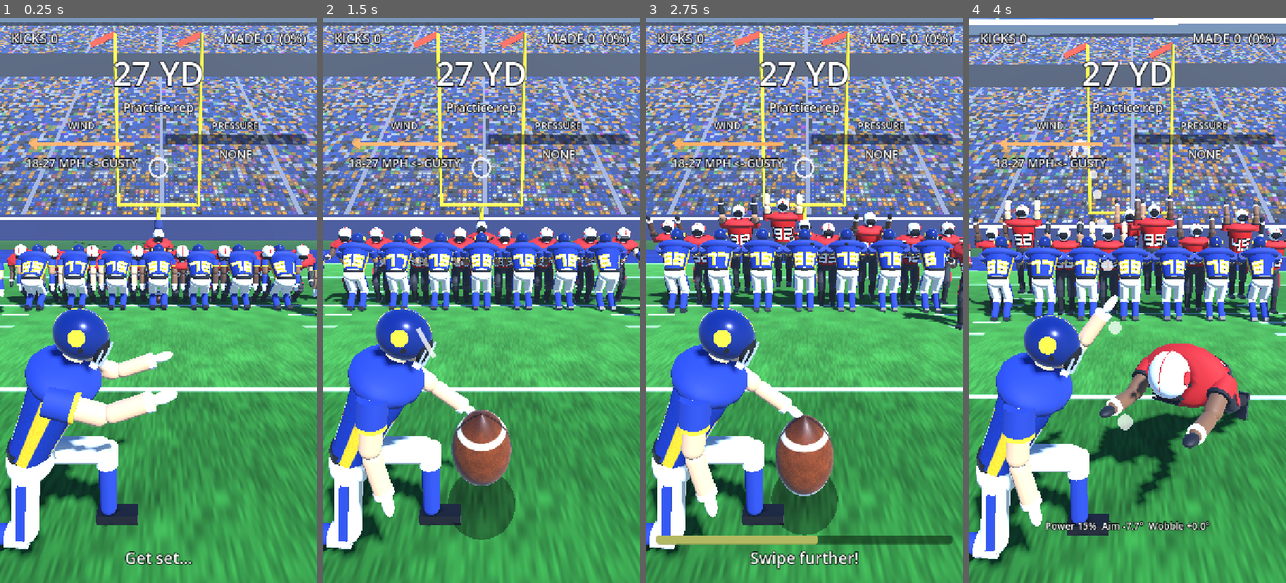
Above: before the commit, frames 1-4 (left to right).
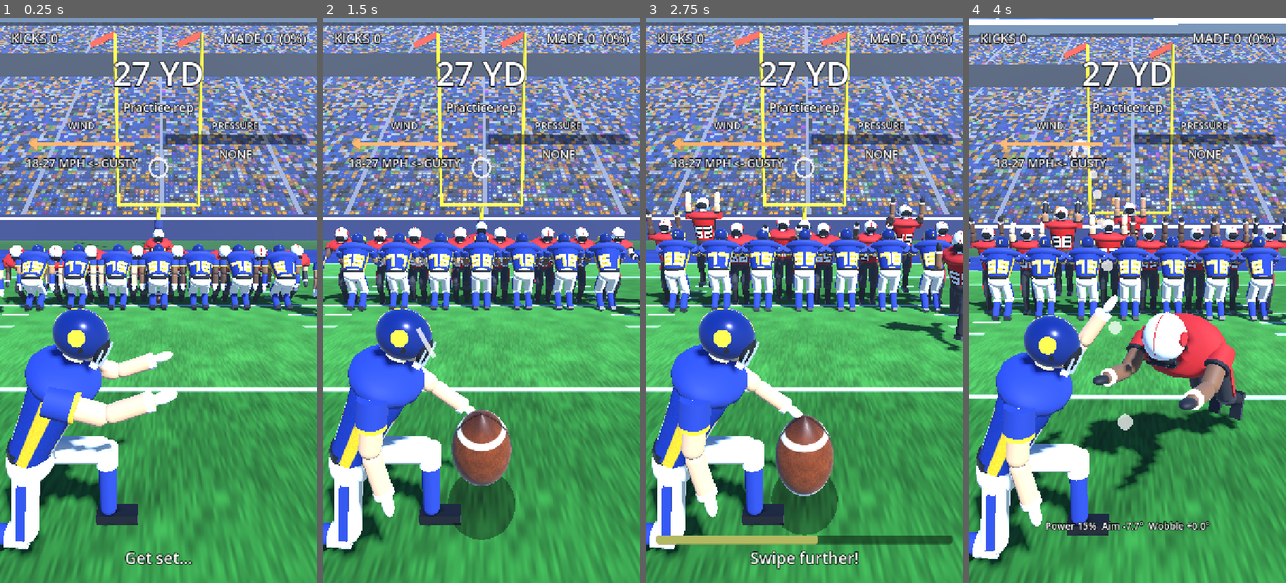
Above: after the commit, the same moments.

Repository: brockd2k9/thekicker
Game: Godot game, scene res://scenes/field_goal.tscn
The game is run twice, just before and just after one commit, with the same random seed, the same clock (stepped at 60 frames per second) and the same inputs.
Inputs (mouse positions are in pixels of both pictures, inside the frame that each line leads up to):
- Up to frame 1 (0.25 s): no input
- Up to frame 2 (1.5 s): move the mouse to (551, 272) at 0.52 s; click (551, 272) at 0.67 s; drag from (418, 328) to (465, 413) at 1.27 s
- Up to frame 3 (2.75 s): move the mouse to (836, 176) at 2.02 s; click (836, 176) at 2.17 s
- Up to frame 4 (4 s): drag from (1111, 413) to (1032, 215) at 2.77 s; move the mouse to (1222, 385) at 3.52 s; click (1222, 385) at 3.67 s

The runs differ from the first frame. In frame 1, 1.9% of the frame differs, in the area x 0-100%, y 40-51%; in frame 2, 2.6%; in frame 3, 7.4%; in frame 4, 16%, in the area x 0-100%, y 30-87%.

Commit message:
Make rushers run nonstop from the snap
- New run profile: short acceleration burst off the snap, then constant
  speed; it never slows, and the blocker still reaches the ball exactly
  when the kick window closes.
- The non-blocking edge rusher no longer stalls or stays home: the wing
  pushes him wide and he keeps running on past the play.
- Penetrator and the middle man's walk-up use the same steady motion.
- Leg strides are driven by distance covered, so steps match speed.
- The play clock keeps running past the end of the window after a kick,
  so runners don't freeze mid-stride.

Co-Authored-By: Claude Opus 5.5 <noreply@anthropic.com>
Claude-Session: https://claude.ai/code/session_01CRka3njGKyGTrrcZ4qfqVE

Diff:
--- a/scripts/field/field_builder.gd
+++ b/scripts/field/field_builder.gd
@@ -48,6 +48,8 @@
 const EDGE_TO := [Vector3(-0.8, 0.0, -0.9), Vector3(0.8, 0.0, -0.9)]
 ## Holder kneels on the kicker's left, facing the ball.
 const HOLDER_POS := Vector3(-0.8, 0.0, 0.3)
+## Meters per full running stride cycle (legs swing in step with the speed).
+const STRIDE_LENGTH := 1.7
 
 var _field_mat: ShaderMaterial
 var _ol: Array[PlayerFigure] = []
@@ -133,11 +135,12 @@
 
 
 ## t: 0 = at the snap, 1 = kick window expired (the plan's blocker reaches the ball).
+## t keeps going past 1 after the kick so runners carry on through the play.
 func set_play_progress(t: float) -> void:
-	t = clampf(t, 0.0, 1.0)
+	t = maxf(t, 0.0)
 	var plan := _plan
 	var fire := smoothstep(0.0, 0.25, t)  # how far out of their stance
-	var push := pow(t, 1.3)
+	var push := pow(minf(t, 1.0), 1.3)
 	var stance_arms := lerpf(35.0, 85.0, fire)
 
 	for i in _ol.size():
@@ -153,7 +156,8 @@
 		if i == plan.penetrator:
 			_animate_penetrator(_dl[i], home, t, fire)
 		else:
-			_animate_lineman(_dl[i], home, plan.dl_action[i], plan.dl_timing[i], t, fire, push)
+			_animate_lineman(_dl[i], home, plan.dl_action[i], plan.dl_timing[i], minf(t, 1.0),
+				fire, push)
 
 	_animate_leaper(t, fire)
 	for e in _edges.size():
@@ -191,14 +195,16 @@
 	p.position = pos
 
 
-## Breaks through the middle and dives at the ball at the end.
+## Breaks through the middle at full speed and dives at the ball at the end.
 func _animate_penetrator(p: PlayerFigure, home: Vector3, t: float, fire: float) -> void:
 	var target := Vector3(signf(home.x) * 0.35, 0.0, -0.9)
+	var length := home.distance_to(target)
+	var dist := minf(run_fraction(t, _plan.penetrator_accel) * length, length)
 	var dir := (target - home).normalized()
-	p.position = home.lerp(target, pow(t, 1.5))
+	p.position = home + dir * dist
 	p.rotation.y = atan2(-dir.x, -dir.z)
-	var dive := smoothstep(0.82, 1.0, t)
-	p.set_stride(t * 7.0, fire * (1.0 - dive))
+	var dive := smoothstep(0.85, 1.0, t)
+	p.set_stride(dist / STRIDE_LENGTH, fire * (1.0 - dive))
 	p.set_elbows(lerpf(60.0, 5.0, dive), lerpf(60.0, 5.0, dive))
 	var arms := lerpf(lerpf(35.0, 70.0, fire), 160.0, dive)
 	p.set_pose(lerpf(1.0, 0.4, fire), arms, arms, 0.3 * sin(dive * PI), dive * 0.8)
@@ -209,8 +215,10 @@
 	var timing := plan.leaper_timing
 	var rise := smoothstep(timing - 0.2, timing, t)
 	_leaper.rotation.y = PI
-	_leaper.position = Vector3(LEAPER_SPOT.x, 0.0,
-		LOS_Z + LEAPER_SPOT.y + 1.0 * smoothstep(0.1, timing - 0.1, t))
+	# Steady walk-up to the line, arriving just as he jumps.
+	var walk := clampf(run_fraction(t, 0.15) / run_fraction(timing - 0.1, 0.15), 0.0, 1.0)
+	_leaper.position = Vector3(LEAPER_SPOT.x, 0.0, LOS_Z + LEAPER_SPOT.y + 1.0 * walk)
+	_leaper.set_stride(walk * 1.2, 0.5 * fire * (1.0 - walk))
 	var arms := lerpf(40.0, 85.0, fire)
 	match plan.leaper_action:
 		RushPlan.Action.LEAP:
@@ -224,33 +232,36 @@
 			_leaper.set_pose(0.6 - 0.3 * fire, arms, arms)
 
 
+## Edge rushers run nonstop from the snap. The designated blocker arrives at
+## the ball as the window closes; the other is pushed wide by the wing and keeps
+## running past the play.
 func _animate_edge(e: int, t: float, fire: float) -> void:
 	var plan := _plan
 	var p := _edges[e]
 	var from: Vector3 = EDGE_FROM[e]
 	var to: Vector3 = EDGE_TO[e]
-	var reach := plan.edge_reach[e]
+	var accel := plan.edge_accel[e]
+	p.set_elbows(30.0, 30.0)
+
+	if not plan.edge_is_blocker[e]:
+		var side := signf(from.x)
+		var path := [from, Vector3(side * 2.7, 0.0, -1.8), Vector3(side * 2.5, 0.0, 3.5)]
+		var first_leg := from.distance_to(path[1])
+		var dist := run_fraction(t, accel) * first_leg / run_fraction(plan.edge_wide_time[e], accel)
+		p.position = _along(path, dist)
+		var ahead := _along(path, dist + 0.1) - p.position
+		p.rotation.y = atan2(-ahead.x, -ahead.z)
+		p.set_stride(dist / STRIDE_LENGTH, fire)
+		p.set_pose(0.9 - 0.6 * fire, 50.0, 50.0)
+		return
+
+	var length := from.distance_to(to)
+	var dist := minf(run_fraction(t, accel) * length, length)
 	var dir := (to - from).normalized()
+	p.position = from + dir * dist
 	p.rotation.y = atan2(-dir.x, -dir.z)
-	p.set_elbows(30.0, 30.0)
-	if reach <= 0.0:
-		# Stays home to contain: shuffles back a step, upright, watching.
-		p.set_stride(t * 3.0, 0.4 * (1.0 - smoothstep(0.2, 0.5, t)) * fire)
-		p.position = from + Vector3(0.0, 0.0, -0.6 * smoothstep(0.0, 0.5, t))
-		p.set_pose(0.9 - 0.7 * fire, 30.0, 30.0)
-		return
-	if reach < 1.0:
-		# Rushes, then gets picked up by the wing and stalls out.
-		var k := pow(minf(t / 0.6, 1.0), plan.edge_burst[e])
-		p.position = from.lerp(to, k * reach)
-		p.set_stride(t * 8.0, fire * (1.0 - smoothstep(0.5, 0.65, t)))
-		var arms := lerpf(40.0, 90.0, smoothstep(0.5, 0.7, t))
-		p.set_pose(0.9 - 0.5 * fire, arms, arms)
-		return
-	# The designated blocker: gets to the ball right as the window closes.
-	p.position = from.lerp(to, pow(t, plan.edge_burst[e]))
-	var finish := smoothstep(0.8, 1.0, t)
-	p.set_stride(t * 9.0, fire * (1.0 - finish))
+	var finish := smoothstep(0.85, 1.0, t)
+	p.set_stride(dist / STRIDE_LENGTH, fire * (1.0 - finish))
 	p.set_elbows(lerpf(70.0, 5.0, finish), lerpf(70.0, 5.0, finish))
 	if plan.edge_dives[e]:
 		var arms := lerpf(40.0, 160.0, finish)
@@ -258,6 +269,31 @@
 	else:
 		var arms := lerpf(40.0, 170.0, finish)
 		p.set_pose(lerpf(0.9 - 0.6 * fire, 0.0, finish), arms, arms, 0.45 * finish)
+
+
+## Fraction of a run covered at play time t: a short burst of acceleration off the
+## snap (accel = fraction of the play spent speeding up), then constant speed.
+## Reaches 1 at t = 1 and keeps growing after, so runners never slow or stop.
+static func run_fraction(t: float, accel: float) -> float:
+	if t <= 0.0:
+		return 0.0
+	var a := clampf(accel, 0.01, 0.9)
+	var norm := 1.0 - a * 0.5
+	if t < a:
+		return t * t / (2.0 * a) / norm
+	return (t - a * 0.5) / norm
+
+
+## Point at distance d along a polyline; carries on straight past the last point.
+static func _along(points: Array, d: float) -> Vector3:
+	for i in points.size() - 1:
+		var a: Vector3 = points[i]
+		var b: Vector3 = points[i + 1]
+		var seg := a.distance_to(b)
+		if d <= seg or i == points.size() - 2:
+			return a + (b - a).normalized() * d
+		d -= seg
+	return points[0]
 
 
 # --- building -------------------------------------------------------------------
--- a/scripts/field/rush_plan.gd
+++ b/scripts/field/rush_plan.gd
@@ -18,13 +18,16 @@
 ## The play's overall flavor (most linemen do this).
 var theme: Action = Action.PUSH
 
-## Per edge rusher [left, right]. reach: fraction of the path to the ball they
-## cover (1 = gets there, 0 = stays home to contain).
-var edge_reach: Array[float] = [0.0, 0.0]
+## Per edge rusher [left, right]. Both rush nonstop from the snap.
+## true = this one is the blocker and reaches the ball as the window closes.
+var edge_is_blocker: Array[bool] = [false, false]
+## For the non-blocker: play time at which the wing has pushed them wide of the
+## ball (they keep running past after that).
+var edge_wide_time: Array[float] = [0.9, 0.9]
 ## true = dive at the ball at the end, false = leap with arms up.
 var edge_dives: Array[bool] = [true, true]
-## Path timing exponent: higher = slow start, late burst.
-var edge_burst: Array[float] = [1.6, 1.6]
+## Fraction of the play spent accelerating off the snap (then constant speed).
+var edge_accel: Array[float] = [0.2, 0.2]
 
 ## Per block-unit lineman (same order as FieldBuilder.DL_SPOTS).
 var dl_action: Array[int] = []
@@ -34,6 +37,8 @@
 var dl_shift: Array[Vector2] = []
 ## Lineman index who breaks through the middle (only when blocker == MIDDLE).
 var penetrator: int = -1
+## Fraction of the play the penetrator spends accelerating.
+var penetrator_accel: float = 0.2
 
 var leaper_action: Action = Action.LEAP
 var leaper_timing: float = 0.8
@@ -57,14 +62,10 @@
 	for e in 2:
 		var designated := (e == EDGE_LEFT and p.blocker == Blocker.LEFT_EDGE) \
 			or (e == EDGE_RIGHT and p.blocker == Blocker.RIGHT_EDGE)
-		if designated:
-			p.edge_reach[e] = 1.0
-		elif rng.randf() < 0.35:
-			p.edge_reach[e] = 0.0  # stays home
-		else:
-			p.edge_reach[e] = rng.randf_range(0.3, 0.7)  # picked up by the wing
+		p.edge_is_blocker[e] = designated
+		p.edge_wide_time[e] = rng.randf_range(0.75, 1.05)
 		p.edge_dives[e] = rng.randf() < 0.6
-		p.edge_burst[e] = rng.randf_range(1.2, 2.2)
+		p.edge_accel[e] = rng.randf_range(0.1, 0.3)
 
 	var inside: Array[int] = []
 	for i in dl_x.size():
@@ -81,6 +82,7 @@
 			inside.append(i)
 	if p.blocker == Blocker.MIDDLE and not inside.is_empty():
 		p.penetrator = inside[rng.randi_range(0, inside.size() - 1)]
+		p.penetrator_accel = rng.randf_range(0.1, 0.3)
 
 	p.leaper_action = Action.LEAP if p.theme == Action.LEAP or rng.randf() < 0.4 \
 		else _weighted_action(rng, [0.5, 0.5, 0.0, 0.0])
--- a/scripts/game/field_goal_game.gd
+++ b/scripts/game/field_goal_game.gd
@@ -63,7 +63,8 @@
 		aim_marker.set_aim(pressure.wobble_deg(), situation.distance_m())
 	if phase != Phase.SETUP:
 		# The rush runs on one clock from the snap, and carries on after the kick.
-		_play_t = minf(_play_t + delta / _play_total, 1.0)
+		# No clamp at 1: runners keep moving through the end of the play.
+		_play_t = minf(_play_t + delta / _play_total, 2.5)
 		field.set_play_progress(_play_t)
 	if phase == Phase.KICK_WINDOW:
 		_window_left -= delta
